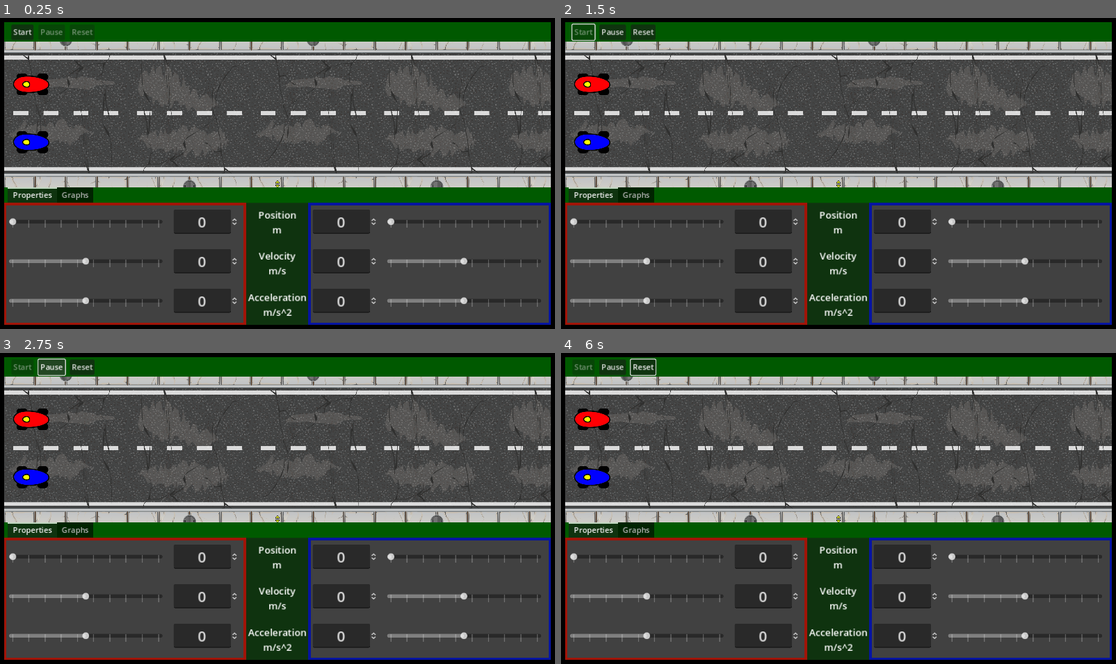
Above: before the commit, frames 1-4 (two rows, left to right).
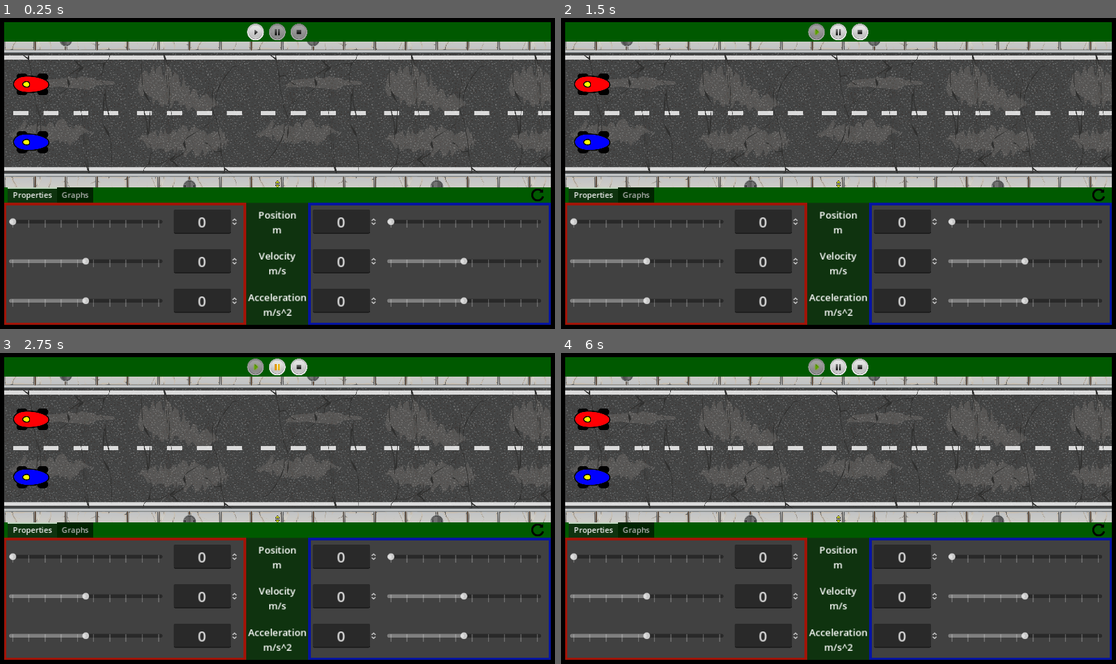
Above: after the commit, the same moments.

Repository: onegm/one_dimensional_motion_simulator
Game: Godot game, scene res://main.tscn
Two runs of this game, one before a commit and one after it. Both use one fixed random seed, a clock stepped at 60 frames per second and the inputs below.
Inputs (mouse positions are in pixels of both pictures, inside the frame that each line leads up to; where the layout moved, square brackets give the same spot in the first picture):
- Up to frame 1 (0.25 s): no input
- Up to frame 2 (1.5 s): click (1099, 195) at 0.52 s; click (816, 33) [583, 33] at 1.25 s
- Up to frame 3 (2.75 s): click (277, 368) [49, 368] at 2 s
- Up to frame 4 (6 s): click (860, 368) [644, 368] at 2.75 s; click (816, 368) [583, 368] at 3.5 s; tap Enter at 4.25 s; move the mouse to (960, 492) at 4.27 s; hold Right (ui_right) 4.28-5.03 s; move the mouse to (727, 524) at 5.02 s; move the mouse to (894, 440) at 5.77 s; hold Right (ui_right) from 5.78 s (still down)

The runs differ from the first frame. In frame 1, 0.7% of the frame differs, in the area x 2-98%, y 1-59%; in frame 2, 1.0%, in the area x 1-98%, y 1-59%; in frame 3, 1.0%; in frame 4, 1.0%.

Commit message:
Added control buttons and property reset button

Diff:
--- a/autoloads/signal_bus.gd
+++ b/autoloads/signal_bus.gd
@@ -3,6 +3,8 @@
 signal data_point_requested
 
 signal simulation_started
-signal reset_simulation_pressed
+signal reset_simulation_requested
+
+signal reset_properties_requested
 
 signal car_created(car : Car)
--- a/car/car.gd
+++ b/car/car.gd
@@ -1,4 +1,4 @@
-@tool
+#@tool
 extends Node2D
 class_name Car
 
@@ -17,17 +17,19 @@
 func _ready() -> void:
 	SignalBus.simulation_started.connect(start)
 	SignalBus.data_point_requested.connect(data_point_created.emit.bind(self))
-	SignalBus.reset_simulation_pressed.connect(on_reset_simulation_pressed)
-	set_physics_process(false)
+	SignalBus.reset_simulation_requested.connect(on_reset_simulation_requested)
+	set_process(false)
 	SignalBus.car_created.emit(self)
 
-func _physics_process(delta: float) -> void:
+func _process(delta: float) -> void:
 	position.x += velocity*delta + 0.5*acceleration*delta*delta
 	velocity += acceleration*delta
+	if 1.0 / delta != 30.0:
+		print(1.0/delta)
 
 func set_initial_position(value : float) -> void:
-		initial_position = value
-		position.x = value
+	initial_position = value
+	position.x = value
 
 func get_current_position():
 	return position.x
@@ -41,9 +43,9 @@
 
 func start():
 	data_point_created.emit(self)
-	set_physics_process(true)
+	set_process(true)
 
-func on_reset_simulation_pressed():
+func on_reset_simulation_requested():
 	position.x = initial_position
 	velocity = initial_velocity
-	set_physics_process(false)
+	set_process(false)
--- a/icon.svg
+++ /dev/null
@@ -1 +0,0 @@
-<svg xmlns="http://www.w3.org/2000/svg" width="128" height="128"><rect width="124" height="124" x="2" y="2" fill="#363d52" stroke="#212532" stroke-width="4" rx="14"/><g fill="#fff" transform="translate(12.322 12.322)scale(.101)"><path d="M105 673v33q407 354 814 0v-33z"/><path fill="#478cbf" d="m105 673 152 14q12 1 15 14l4 67 132 10 8-61q2-11 15-15h162q13 4 15 15l8 61 132-10 4-67q3-13 15-14l152-14V427q30-39 56-81-35-59-83-108-43 20-82 47-40-37-88-64 7-51 8-102-59-28-123-42-26 43-46 89-49-7-98 0-20-46-46-89-64 14-123 42 1 51 8 102-48 27-88 64-39-27-82-47-48 49-83 108 26 42 56 81zm0 33v39c0 276 813 276 814 0v-39l-134 12-5 69q-2 10-14 13l-162 11q-12 0-16-11l-10-65H446l-10 65q-4 11-16 11l-162-11q-12-3-14-13l-5-69z"/><path d="M483 600c0 34 58 34 58 0v-86c0-34-58-34-58 0z"/><circle cx="725" cy="526" r="90"/><circle cx="299" cy="526" r="90"/></g><g fill="#414042" transform="translate(12.322 12.322)scale(.101)"><circle cx="307" cy="532" r="60"/><circle cx="717" cy="532" r="60"/></g></svg>
--- a/main.gd
+++ b/main.gd
@@ -6,11 +6,13 @@
 @onready var start_button := %StartButton
 @onready var pause_button := %PauseButton
 @onready var reset_button := %ResetButton
+@onready var reset_properties_button := %ResetPropertiesButton
 
 func _ready() -> void:
 	start_button.pressed.connect(on_start_button_pressed)
 	pause_button.pressed.connect(func(): get_tree().paused = !get_tree().paused)
 	reset_button.pressed.connect(on_reset_button_pressed)
+	reset_properties_button.pressed.connect(SignalBus.reset_properties_requested.emit)
 
 	%PropertiesA.car = car_a
 	%PropertiesB.car = car_b
@@ -22,8 +24,9 @@
 	reset_button.disabled = false
 
 func on_reset_button_pressed():
-	SignalBus.reset_simulation_pressed.emit()
+	SignalBus.reset_simulation_requested.emit()
 	get_tree().paused = false
 	start_button.disabled = false
+	pause_button.button_pressed = false
 	pause_button.disabled = true
 	reset_button.disabled = true
--- a/main.tscn
+++ b/main.tscn
@@ -1,10 +1,89 @@
-[gd_scene load_steps=6 format=3 uid="uid://i3kqa10tdkbg"]
+[gd_scene load_steps=30 format=3 uid="uid://i3kqa10tdkbg"]
 
 [ext_resource type="Script" path="res://main.gd" id="1_tpova"]
 [ext_resource type="PackedScene" uid="uid://b5ugb4pqrpmjh" path="res://simulation/simulation.tscn" id="2_e5q61"]
-[ext_resource type="Texture2D" uid="uid://dryn0qndqorgu" path="res://ui/grabber_texture.png" id="2_rstmm"]
+[ext_resource type="Texture2D" uid="uid://dtx7mmutoeomm" path="res://ui/assets/simulation_control_icons.png" id="2_i30ms"]
+[ext_resource type="Texture2D" uid="uid://dryn0qndqorgu" path="res://ui/assets/grabber_texture.png" id="2_rstmm"]
 [ext_resource type="PackedScene" uid="uid://dlfn31rere5p8" path="res://ui/car_properties/car_properties.tscn" id="3_p70h6"]
 [ext_resource type="PackedScene" uid="uid://8nr0ds835skk" path="res://ui/graph/graphs.tscn" id="4_cl0n0"]
+[ext_resource type="Texture2D" uid="uid://rd6l32g6pt5t" path="res://ui/assets/reset-14414.png" id="6_o1xhr"]
+
+[sub_resource type="StyleBoxEmpty" id="StyleBoxEmpty_bmxmd"]
+
+[sub_resource type="AtlasTexture" id="AtlasTexture_fnp04"]
+atlas = ExtResource("2_i30ms")
+region = Rect2(145, 206, 110, 109)
+
+[sub_resource type="StyleBoxTexture" id="StyleBoxTexture_cur73"]
+texture = SubResource("AtlasTexture_fnp04")
+modulate_color = Color(0.705882, 0.705882, 0.705882, 1)
+
+[sub_resource type="AtlasTexture" id="AtlasTexture_e4rbb"]
+atlas = ExtResource("2_i30ms")
+region = Rect2(145, 206, 110, 109)
+
+[sub_resource type="StyleBoxTexture" id="StyleBoxTexture_ys0hc"]
+texture = SubResource("AtlasTexture_e4rbb")
+
+[sub_resource type="AtlasTexture" id="AtlasTexture_6asw3"]
+atlas = ExtResource("2_i30ms")
+region = Rect2(10, 206, 109, 109)
+
+[sub_resource type="StyleBoxTexture" id="StyleBoxTexture_2umlh"]
+texture = SubResource("AtlasTexture_6asw3")
+
+[sub_resource type="AtlasTexture" id="AtlasTexture_8f2ca"]
+atlas = ExtResource("2_i30ms")
+region = Rect2(282, 206, 110, 109)
+
+[sub_resource type="StyleBoxTexture" id="StyleBoxTexture_56osq"]
+texture = SubResource("AtlasTexture_8f2ca")
+modulate_color = Color(0.705882, 0.705882, 0.705882, 1)
+
+[sub_resource type="StyleBoxTexture" id="StyleBoxTexture_b3t3x"]
+texture = SubResource("AtlasTexture_8f2ca")
+
+[sub_resource type="AtlasTexture" id="AtlasTexture_k3cp5"]
+atlas = ExtResource("2_i30ms")
+region = Rect2(416, 206, 110, 109)
+
+[sub_resource type="StyleBoxTexture" id="StyleBoxTexture_ukwqh"]
+texture = SubResource("AtlasTexture_k3cp5")
+
+[sub_resource type="AtlasTexture" id="AtlasTexture_r72qn"]
+atlas = ExtResource("2_i30ms")
+region = Rect2(554, 206, 109, 109)
+
+[sub_resource type="StyleBoxTexture" id="StyleBoxTexture_672xq"]
+texture = SubResource("AtlasTexture_r72qn")
+modulate_color = Color(0.705882, 0.705882, 0.705882, 1)
+
+[sub_resource type="AtlasTexture" id="AtlasTexture_yeeoa"]
+atlas = ExtResource("2_i30ms")
+region = Rect2(686, 206, 109, 109)
+
+[sub_resource type="StyleBoxTexture" id="StyleBoxTexture_q40ja"]
+texture = SubResource("AtlasTexture_yeeoa")
+
+[sub_resource type="AtlasTexture" id="AtlasTexture_maqx8"]
+atlas = ExtResource("2_i30ms")
+region = Rect2(554, 206, 109, 109)
+
+[sub_resource type="StyleBoxTexture" id="StyleBoxTexture_g8lff"]
+texture = SubResource("AtlasTexture_maqx8")
+
+[sub_resource type="StyleBoxLine" id="StyleBoxLine_o8e45"]
+color = Color(1, 1, 0, 1)
+thickness = 2
+
+[sub_resource type="StyleBoxEmpty" id="StyleBoxEmpty_p28rk"]
+
+[sub_resource type="StyleBoxFlat" id="StyleBoxFlat_4yhs3"]
+bg_color = Color(0.160784, 0.160784, 0.160784, 1)
+
+[sub_resource type="StyleBoxEmpty" id="StyleBoxEmpty_2g8hn"]
+content_margin_top = 2.0
+content_margin_bottom = 2.0
 
 [node name="Main" type="Control" node_paths=PackedStringArray("car_a", "car_b")]
 process_mode = 3
@@ -83,29 +162,46 @@
 [node name="HBox" type="HBoxContainer" parent="Frame/MarginContainer/ColorRect/MarginContainer/VBoxContainer/Toolbar/MarginContainer"]
 layout_mode = 2
 theme_override_constants/separation = 10
+alignment = 1
 
 [node name="StartButton" type="Button" parent="Frame/MarginContainer/ColorRect/MarginContainer/VBoxContainer/Toolbar/MarginContainer/HBox"]
 unique_name_in_owner = true
-layout_mode = 2
-size_flags_horizontal = 0
-size_flags_vertical = 0
-text = "Start"
+custom_minimum_size = Vector2(35, 35)
+layout_mode = 2
+size_flags_horizontal = 4
+theme_override_styles/focus = SubResource("StyleBoxEmpty_bmxmd")
+theme_override_styles/disabled = SubResource("StyleBoxTexture_cur73")
+theme_override_styles/hover = SubResource("StyleBoxTexture_ys0hc")
+theme_override_styles/pressed = SubResource("StyleBoxTexture_ys0hc")
+theme_override_styles/normal = SubResource("StyleBoxTexture_2umlh")
+icon_alignment = 1
+expand_icon = true
 
 [node name="PauseButton" type="Button" parent="Frame/MarginContainer/ColorRect/MarginContainer/VBoxContainer/Toolbar/MarginContainer/HBox"]
 unique_name_in_owner = true
-layout_mode = 2
-size_flags_horizontal = 0
-size_flags_vertical = 0
+custom_minimum_size = Vector2(35, 35)
+layout_mode = 2
+size_flags_horizontal = 4
+theme_override_styles/focus = SubResource("StyleBoxEmpty_bmxmd")
+theme_override_styles/disabled = SubResource("StyleBoxTexture_56osq")
+theme_override_styles/hover = SubResource("StyleBoxTexture_b3t3x")
+theme_override_styles/pressed = SubResource("StyleBoxTexture_ukwqh")
+theme_override_styles/normal = SubResource("StyleBoxTexture_b3t3x")
 disabled = true
-text = "Pause"
+toggle_mode = true
+icon_alignment = 1
+expand_icon = true
 
 [node name="ResetButton" type="Button" parent="Frame/MarginContainer/ColorRect/MarginContainer/VBoxContainer/Toolbar/MarginContainer/HBox"]
 unique_name_in_owner = true
-layout_mode = 2
-size_flags_horizontal = 0
-size_flags_vertical = 0
+custom_minimum_size = Vector2(35, 35)
+layout_mode = 2
+size_flags_horizontal = 4
+theme_override_styles/focus = SubResource("StyleBoxEmpty_bmxmd")
+theme_override_styles/disabled = SubResource("StyleBoxTexture_672xq")
+theme_override_styles/hover = SubResource("StyleBoxTexture_q40ja")
+theme_override_styles/normal = SubResource("StyleBoxTexture_g8lff")
 disabled = true
-text = "Reset"
 
 [node name="VSplitContainer" type="VSplitContainer" parent="Frame/MarginContainer/ColorRect/MarginContainer/VBoxContainer"]
 layout_mode = 2
@@ -137,6 +233,7 @@
 anchor_bottom = 1.0
 grow_horizontal = 2
 grow_vertical = 2
+theme_override_styles/tab_focus = SubResource("StyleBoxLine_o8e45")
 current_tab = 0
 
 [node name="Properties" type="HBoxContainer" parent="Frame/MarginContainer/ColorRect/MarginContainer/VBoxContainer/VSplitContainer/TabBackground/TabContainer"]
@@ -196,4 +293,20 @@
 visible = false
 layout_mode = 2
 
+[node name="ResetPropertiesButton" type="Button" parent="Frame/MarginContainer/ColorRect/MarginContainer/VBoxContainer/VSplitContainer/TabBackground"]
+unique_name_in_owner = true
+layout_mode = 1
+anchors_preset = 1
+anchor_left = 1.0
+anchor_right = 1.0
+offset_left = -54.0
+offset_bottom = 31.0
+grow_horizontal = 0
+theme_override_styles/focus = SubResource("StyleBoxEmpty_p28rk")
+theme_override_styles/hover = SubResource("StyleBoxFlat_4yhs3")
+theme_override_styles/normal = SubResource("StyleBoxEmpty_2g8hn")
+icon = ExtResource("6_o1xhr")
+icon_alignment = 1
+expand_icon = true
+
 [editable path="Frame/MarginContainer/ColorRect/MarginContainer/VBoxContainer/VSplitContainer/Control/Simulation"]
--- a/project.godot
+++ b/project.godot
@@ -13,7 +13,8 @@
 config/name="OneDimensionalMotionSimulator"
 run/main_scene="res://main.tscn"
 config/features=PackedStringArray("4.3", "GL Compatibility")
-config/icon="res://icon.svg"
+run/max_fps=30
+config/icon="res://icon.png"
 
 [autoload]
 
@@ -40,7 +41,12 @@
 ]
 }
 
+[physics]
+
+common/physics_ticks_per_second=30
+
 [rendering]
 
 renderer/rendering_method="gl_compatibility"
 renderer/rendering_method.mobile="gl_compatibility"
+textures/vram_compression/import_etc2_astc=true
--- a/simulation/simulation.gd
+++ b/simulation/simulation.gd
@@ -3,7 +3,6 @@
 
 
 static var time := 0.0
-static var cars := []
 
 @onready var timer = $Timer
 
@@ -14,12 +13,12 @@
 		set_process(true)
 		timer.start()
 		)
-	SignalBus.reset_simulation_pressed.connect(on_reset_simulation_pressed)
+	SignalBus.reset_simulation_requested.connect(on_reset_simulation_requested)
 
 func _process(delta: float) -> void:
 	time += delta
 
-func on_reset_simulation_pressed():
+func on_reset_simulation_requested():
 	timer.stop()
 	time = 0.0
 	set_process(false)
--- a/test_scene.gd
+++ /dev/null
@@ -1,13 +0,0 @@
-extends Control
-
-@onready var graph : Graph2D = $Graph2D
-var i = 0
-var series : PlotItem
-
-func _ready() -> void:
-	series = graph.add_plot_item("NAME", Color.BLUE, 1.0)
-
-func _input(event: InputEvent) -> void:
-	if event.is_action_pressed("ui_right"):
-		series.add_point(Vector2(i, i*i))
-		i += 1
--- a/test_scene.tscn
+++ /dev/null
@@ -1,24 +0,0 @@
-[gd_scene load_steps=3 format=3 uid="uid://bhwqwgyect6ao"]
-
-[ext_resource type="Script" path="res://addons/graph_2d/graph_2d.gd" id="1_odgwm"]
-[ext_resource type="Script" path="res://test_scene.gd" id="1_q4tpr"]
-
-[node name="TestScene" type="Control"]
-layout_mode = 3
-anchors_preset = 15
-anchor_right = 1.0
-anchor_bottom = 1.0
-grow_horizontal = 2
-grow_vertical = 2
-script = ExtResource("1_q4tpr")
-
-[node name="Graph2D" type="Control" parent="."]
-layout_mode = 1
-anchors_preset = 15
-anchor_right = 1.0
-anchor_bottom = 1.0
-grow_horizontal = 2
-grow_vertical = 2
-script = ExtResource("1_odgwm")
-grid_horizontal_visible = true
-grid_vertical_visible = true
--- a/tracer/tracer_spawner.gd
+++ b/tracer/tracer_spawner.gd
@@ -8,7 +8,7 @@
 	SignalBus.car_created.connect(func(car):
 		car.data_point_created.connect(on_data_point_created)
 		)
-	SignalBus.reset_simulation_pressed.connect(on_reset_simulation_pressed)
+	SignalBus.reset_simulation_requested.connect(on_reset_simulation_requested)
 
 func on_data_point_created(car : Car):
 	var tracer = tracer_scene.instantiate()
@@ -17,6 +17,6 @@
 	tracer.set_car_and_time(car, round(Simulation.time))
 	tracers.append(tracer)
 
-func on_reset_simulation_pressed():
+func on_reset_simulation_requested():
 	while !tracers.is_empty():
 		tracers.pop_front().queue_free()
--- a/ui/car_properties/property_controller/property_controller.gd
+++ b/ui/car_properties/property_controller/property_controller.gd
@@ -20,9 +20,11 @@
 
 	slider.value_changed.connect(func(value):
 		spin_box.value = value
-		value_changed.emit(value)
+		value_changed.emit(float(value))
 	)
 
 	spin_box.value_changed.connect(func(value):
 		slider.value = value
 	)
+
+	SignalBus.reset_properties_requested.connect(slider.set_value.bind(0))
--- a/ui/graph/graphs.gd
+++ b/ui/graph/graphs.gd
@@ -5,7 +5,7 @@
 
 func _enter_tree() -> void:
 	SignalBus.car_created.connect(add_car)
-	SignalBus.reset_simulation_pressed.connect(on_reset_simulation_pressed)
+	SignalBus.reset_simulation_requested.connect(on_reset_simulation_requested)
 
 func add_car(car : Car) -> void:
 	await ready
@@ -16,7 +16,7 @@
 		velocity_series.add_point(Vector2(Simulation.time, this_car.velocity))
 		)
 
-func on_reset_simulation_pressed():
+func on_reset_simulation_requested():
 	for plot in position_graph._plots:
 		plot.remove_all()
 	for plot in velocity_graph._plots:
Not shown, added: export_presets.cfg
Binary file added: icon.png
Not shown, changed: icon.png.import
Renamed: ui/grabber_texture.png -> ui/assets/grabber_texture.png
Not shown, added: ui/assets/grabber_texture.png.import
Binary file added: ui/assets/reset-14414.png
Not shown, changed: ui/assets/reset-14414.png.import
Binary file added: ui/assets/simulation_control_icons.png
Not shown, added: ui/assets/simulation_control_icons.png.import
